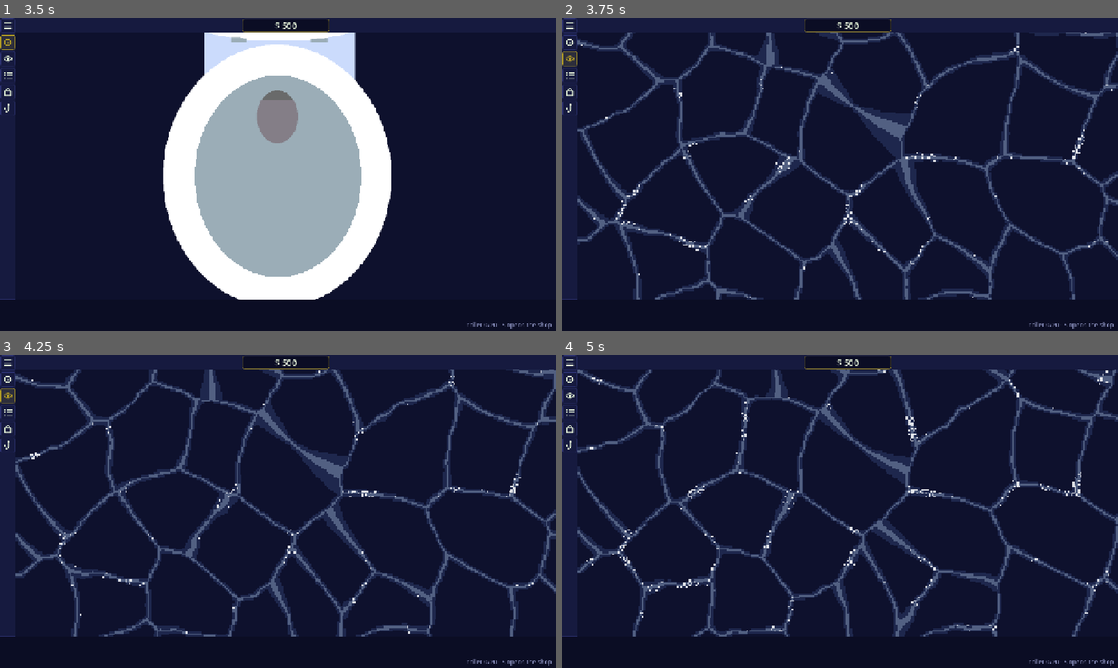
Above: before the commit, frames 1-4 (two rows, left to right).
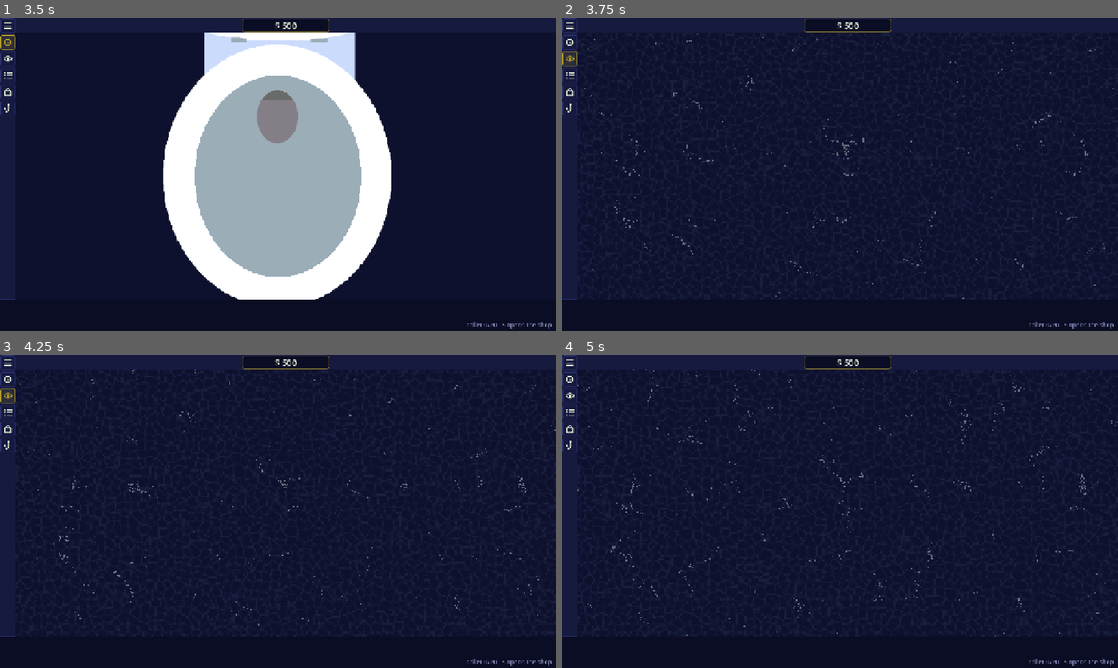
Above: after the commit, the same moments.

Repository: frnklnnlsn/koi-idle
Game: Godot game, scene res://game_parts/user_interface/scenes/main_UI.tscn
Two runs of this game, one before a commit and one after it. Both use one fixed random seed, a clock stepped at 60 frames per second and the inputs below.
Inputs (mouse positions are in pixels of both pictures, inside the frame that each line leads up to):
- Up to frame 1 (3.5 s): click (5, 24) at 0.5 s; click (5, 108) at 1.25 s; click (5, 108) at 2 s; click (5, 43) at 2.75 s
- Up to frame 2 (3.75 s): click (567, 58) at 3.5 s
- Up to frame 3 (4.25 s): no input
- Up to frame 4 (5 s): tap Enter at 4.25 s; move the mouse to (962, 495) at 4.27 s; hold D from 4.28 s (still down); tap Backspace at 4.35 s; click (962, 495) at 4.42 s

Frame 1 is identical in both runs. In frame 2, 11% of the frame differs, in the area x 2-100%, y 4-90%; in frame 3, 11%; in frame 4, 11%.

Commit message:
adjust water shader params
adjusted water shader params

Diff:
--- a/koi-idle-godot/game_parts/FishComposition/resources/pond_swim_area.tres
+++ b/koi-idle-godot/game_parts/FishComposition/resources/pond_swim_area.tres
@@ -1,9 +1,8 @@
-[gd_resource type="Resource" script_class="SwimArea" load_steps=2 format=3]
+[gd_resource type="Resource" script_class="SwimArea" format=3 uid="uid://3ghlqt20sglm"]
 
 [ext_resource type="Script" uid="uid://7ms7b0eicd3m" path="res://scripts/swim_area.gd" id="1_swim"]
 
 [resource]
 script = ExtResource("1_swim")
 shape = 0
-center = Vector2(0, 0)
 size = Vector2(100, 100)
--- a/koi-idle-godot/game_parts/FishComposition/resources/pond_water_floor.tres
+++ b/koi-idle-godot/game_parts/FishComposition/resources/pond_water_floor.tres
@@ -1,15 +1,29 @@
-[gd_resource type="ShaderMaterial" format=3]
+[gd_resource type="ShaderMaterial" format=3 uid="uid://chr2uba2n6oeh"]
 
-[ext_resource type="Shader" path="res://game_parts/FishComposition/shaders/pond_water.gdshader" id="1_water"]
-[ext_resource type="Texture2D" path="res://game_parts/FishComposition/resources/water_noise.tres" id="2_noise"]
+[ext_resource type="Shader" uid="uid://bhq2gr2uohx5b" path="res://game_parts/FishComposition/shaders/pond_water.gdshader" id="1_water"]
+[ext_resource type="Texture2D" uid="uid://dtgyhc27mfirj" path="res://game_parts/FishComposition/resources/water_noise.tres" id="2_noise"]
 
 [resource]
 shader = ExtResource("1_water")
 shader_parameter/surface_layer = false
 shader_parameter/pixel_size = 2.0
+shader_parameter/water_color = Color(0.05, 0.07, 0.18, 0)
 shader_parameter/noise = ExtResource("2_noise")
 shader_parameter/noise_px = 256.0
 shader_parameter/rippling = 4.0
-shader_parameter/light_scale = 90.0
+shader_parameter/light_color = Color(0.44705883, 0.59607846, 0.9490196, 0.039215688)
+shader_parameter/highlight_color = Color(0.8, 0.9033333, 1, 0.039215688)
+shader_parameter/light_scale = 10.0
 shader_parameter/light_speed = 0.5
-shader_parameter/light_width = 0.14
+shader_parameter/light_width = 0.38999999128272
+shader_parameter/band_at = 0.25
+shader_parameter/core_at = 0.7
+shader_parameter/sparkle_color = Color(1, 1, 1, 0.85)
+shader_parameter/sparkle_threshold = 0.55
+shader_parameter/sparkle_scale = 20.0
+shader_parameter/sparkles_only_on_light = true
+shader_parameter/foam_color = Color(0.85, 0.92, 1, 0.5)
+shader_parameter/foam_width = 6.0
+shader_parameter/foam_center = Vector2(0, 0)
+shader_parameter/foam_radii = Vector2(0, 0)
+shader_parameter/foam_rotation = 0.0
--- a/koi-idle-godot/game_parts/FishComposition/resources/pond_water_surface.tres
+++ b/koi-idle-godot/game_parts/FishComposition/resources/pond_water_surface.tres
@@ -1,16 +1,29 @@
-[gd_resource type="ShaderMaterial" format=3]
+[gd_resource type="ShaderMaterial" format=3 uid="uid://cl360n1m31cq2"]
 
-[ext_resource type="Shader" path="res://game_parts/FishComposition/shaders/pond_water.gdshader" id="1_water"]
-[ext_resource type="Texture2D" path="res://game_parts/FishComposition/resources/water_noise.tres" id="2_noise"]
+[ext_resource type="Shader" uid="uid://bhq2gr2uohx5b" path="res://game_parts/FishComposition/shaders/pond_water.gdshader" id="1_water"]
+[ext_resource type="Texture2D" uid="uid://dtgyhc27mfirj" path="res://game_parts/FishComposition/resources/water_noise.tres" id="2_noise"]
 
 [resource]
 shader = ExtResource("1_water")
 shader_parameter/surface_layer = true
-shader_parameter/pixel_size = 2.0
+shader_parameter/pixel_size = 1.0
+shader_parameter/water_color = Color(0.05, 0.07, 0.18, 0)
 shader_parameter/noise = ExtResource("2_noise")
 shader_parameter/noise_px = 256.0
-shader_parameter/rippling = 4.0
-shader_parameter/light_scale = 90.0
-shader_parameter/light_speed = 0.5
+shader_parameter/rippling = 20.0
+shader_parameter/light_color = Color(0.44705883, 0.59607846, 0.9490196, 0.38039216)
+shader_parameter/highlight_color = Color(0.8, 0.9033333, 1, 0.44705883)
+shader_parameter/light_scale = 48.0
+shader_parameter/light_speed = 0.05000000074506
 shader_parameter/light_width = 0.14
+shader_parameter/band_at = 0.25
+shader_parameter/core_at = 0.7
+shader_parameter/sparkle_color = Color(1, 1, 1, 0.38039216)
+shader_parameter/sparkle_threshold = 0.55
+shader_parameter/sparkle_scale = 17.0
+shader_parameter/sparkles_only_on_light = true
+shader_parameter/foam_color = Color(0.85, 0.92, 1, 0.5)
 shader_parameter/foam_width = 0.0
+shader_parameter/foam_center = Vector2(0, 0)
+shader_parameter/foam_radii = Vector2(0, 0)
+shader_parameter/foam_rotation = 0.0
--- a/koi-idle-godot/game_parts/FishComposition/resources/water_noise.tres
+++ b/koi-idle-godot/game_parts/FishComposition/resources/water_noise.tres
@@ -1,4 +1,4 @@
-[gd_resource type="NoiseTexture2D" format=3]
+[gd_resource type="NoiseTexture2D" format=3 uid="uid://dtgyhc27mfirj"]
 
 [sub_resource type="FastNoiseLite" id="FastNoiseLite_water"]
 frequency = 0.015
--- a/koi-idle-godot/game_parts/FishComposition/resources/water_wobble_material.tres
+++ b/koi-idle-godot/game_parts/FishComposition/resources/water_wobble_material.tres
@@ -1,6 +1,6 @@
-[gd_resource type="ShaderMaterial" format=3]
+[gd_resource type="ShaderMaterial" format=3 uid="uid://b6wr12tal6t0e"]
 
-[ext_resource type="Shader" path="res://game_parts/FishComposition/shaders/water_wobble.gdshader" id="1_wobble"]
+[ext_resource type="Shader" uid="uid://d14k2aij85hvt" path="res://game_parts/FishComposition/shaders/water_wobble.gdshader" id="1_wobble"]
 [ext_resource type="Texture2D" path="res://game_parts/FishComposition/resources/water_noise.tres" id="2_noise"]
 
 [resource]
--- a/koi-idle-godot/game_parts/user_interface/scenes/main_UI.tscn
+++ b/koi-idle-godot/game_parts/user_interface/scenes/main_UI.tscn
@@ -86,7 +86,7 @@
 
 [node name="Camera2D" type="Camera2D" parent="PondViewportContainer/PondViewport" unique_id=337218323]
 
-[node name="WaterFloor" type="ColorRect" parent="PondViewportContainer/PondViewport"]
+[node name="WaterFloor" type="ColorRect" parent="PondViewportContainer/PondViewport" unique_id=1142705647]
 z_index = -10
 material = ExtResource("24_waterfloor")
 offset_left = -450.0
@@ -95,7 +95,7 @@
 offset_bottom = 300.0
 mouse_filter = 2
 
-[node name="WaterSurface" type="ColorRect" parent="PondViewportContainer/PondViewport"]
+[node name="WaterSurface" type="ColorRect" parent="PondViewportContainer/PondViewport" unique_id=221497263]
 z_index = 10
 material = ExtResource("25_watersurface")
 offset_left = -450.0
@@ -117,7 +117,7 @@
 
 [node name="PondArea" parent="PondViewportContainer/PondViewport" unique_id=749628175 instance=ExtResource("8_xc818")]
 
-[node name="ShopBackdrop" type="ColorRect" parent="."]
+[node name="ShopBackdrop" type="ColorRect" parent="." unique_id=2114121382]
 unique_name_in_owner = true
 visible = false
 layout_mode = 1
@@ -176,7 +176,7 @@
 layout_mode = 2
 size_flags_vertical = 3
 
-[node name="Sidebar" type="PanelContainer" parent="."]
+[node name="Sidebar" type="PanelContainer" parent="." unique_id=1841153259]
 unique_name_in_owner = true
 custom_minimum_size = Vector2(34, 0)
 layout_mode = 1
@@ -185,7 +185,7 @@
 offset_right = 34.0
 grow_vertical = 2
 
-[node name="Buttons" type="VBoxContainer" parent="Sidebar"]
+[node name="Buttons" type="VBoxContainer" parent="Sidebar" unique_id=2007811705]
 layout_mode = 2
 theme_override_constants/separation = 4
 
@@ -237,7 +237,7 @@
 icon = ExtResource("18_ic_fish")
 icon_alignment = 1
 
-[node name="ShopBar" type="PanelContainer" parent="."]
+[node name="ShopBar" type="PanelContainer" parent="." unique_id=1971783586]
 unique_name_in_owner = true
 visible = false
 custom_minimum_size = Vector2(34, 0)
@@ -250,11 +250,11 @@
 grow_horizontal = 0
 grow_vertical = 2
 
-[node name="Items" type="VBoxContainer" parent="ShopBar"]
+[node name="Items" type="VBoxContainer" parent="ShopBar" unique_id=651414450]
 layout_mode = 2
 theme_override_constants/separation = 4
 
-[node name="BuyButton" type="Button" parent="ShopBar/Items"]
+[node name="BuyButton" type="Button" parent="ShopBar/Items" unique_id=1728275815]
 unique_name_in_owner = true
 custom_minimum_size = Vector2(34, 34)
 layout_mode = 2
@@ -263,7 +263,7 @@
 icon = ExtResource("19_ic_buy")
 icon_alignment = 1
 
-[node name="BuyMaxButton" type="Button" parent="ShopBar/Items"]
+[node name="BuyMaxButton" type="Button" parent="ShopBar/Items" unique_id=1195668233]
 unique_name_in_owner = true
 custom_minimum_size = Vector2(34, 34)
 layout_mode = 2
@@ -272,18 +272,18 @@
 icon = ExtResource("20_ic_buymax")
 icon_alignment = 1
 
-[node name="RankMeter" type="Control" parent="ShopBar/Items"]
+[node name="RankMeter" type="Control" parent="ShopBar/Items" unique_id=204349139]
 unique_name_in_owner = true
 layout_mode = 2
 tooltip_text = "Rank"
 script = ExtResource("23_rank_meter")
 
-[node name="TopGap" type="Control" parent="ShopBar/Items"]
-layout_mode = 2
-size_flags_vertical = 3
-mouse_filter = 2
-
-[node name="KeepLight" type="TextureRect" parent="ShopBar/Items"]
+[node name="TopGap" type="Control" parent="ShopBar/Items" unique_id=24156381]
+layout_mode = 2
+size_flags_vertical = 3
+mouse_filter = 2
+
+[node name="KeepLight" type="TextureRect" parent="ShopBar/Items" unique_id=143135009]
 unique_name_in_owner = true
 custom_minimum_size = Vector2(34, 34)
 layout_mode = 2
@@ -291,7 +291,7 @@
 texture = ExtResource("21_ic_keep")
 stretch_mode = 3
 
-[node name="TrashLight" type="TextureRect" parent="ShopBar/Items"]
+[node name="TrashLight" type="TextureRect" parent="ShopBar/Items" unique_id=911835025]
 unique_name_in_owner = true
 custom_minimum_size = Vector2(34, 34)
 layout_mode = 2
@@ -299,12 +299,12 @@
 texture = ExtResource("22_ic_trash")
 stretch_mode = 3
 
-[node name="BottomGap" type="Control" parent="ShopBar/Items"]
-layout_mode = 2
-size_flags_vertical = 3
-mouse_filter = 2
-
-[node name="CommandLine" parent="." instance=ExtResource("12_cmdl")]
+[node name="BottomGap" type="Control" parent="ShopBar/Items" unique_id=1853061906]
+layout_mode = 2
+size_flags_vertical = 3
+mouse_filter = 2
+
+[node name="CommandLine" parent="." unique_id=1830276273 instance=ExtResource("12_cmdl")]
 unique_name_in_owner = true
 layout_mode = 1
 
Not shown: 1 places in koi-idle-godot/game_parts/FishComposition/resources/water_noise.tres that only renumber resources
Not shown: 2 places in koi-idle-godot/game_parts/user_interface/scenes/main_UI.tscn that only renumber resources
